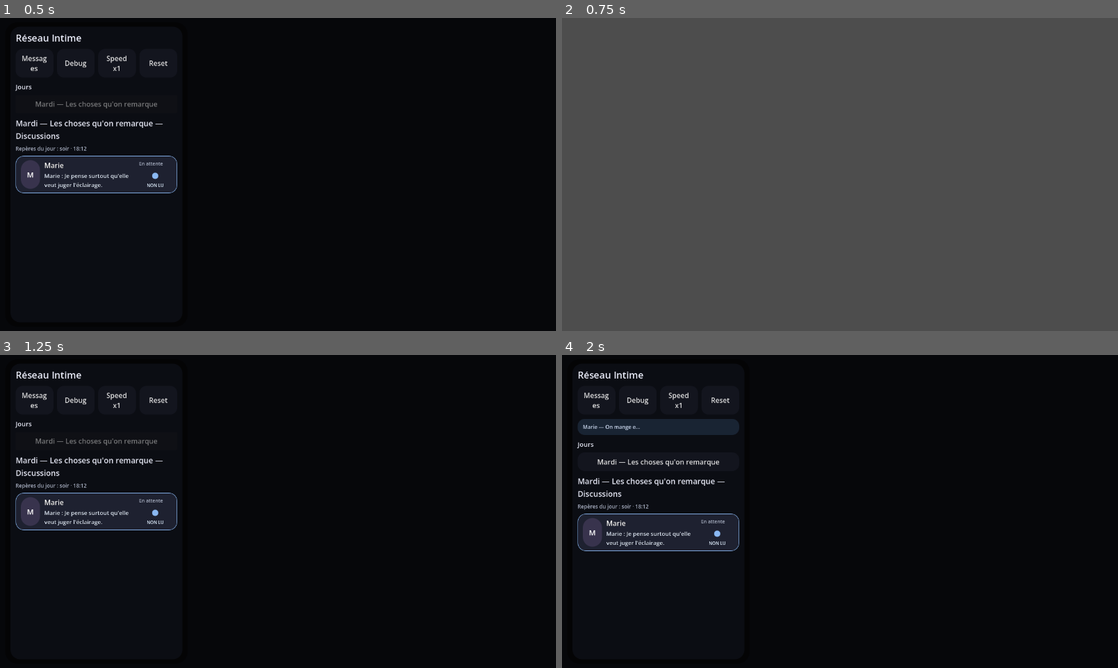
Above: before the commit, frames 1-4 (two rows, left to right).
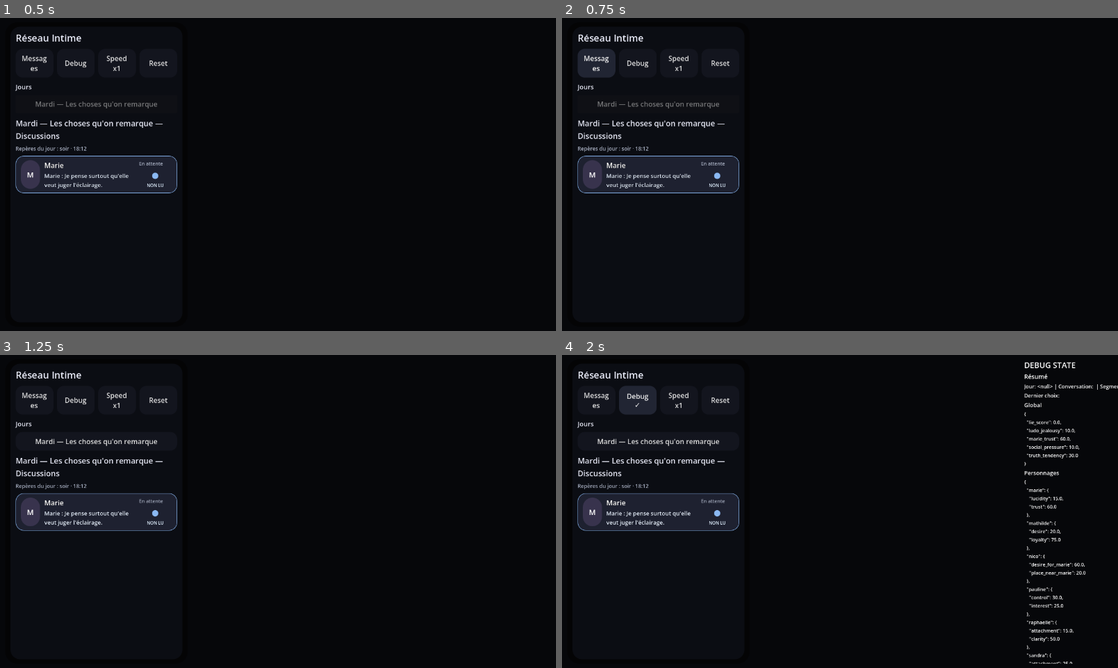
Above: after the commit, the same moments.

Repository: ludowww/reseau-intime
Game: Godot game, scene res://tests/V090RuntimeSmokeTest.tscn
The game is run twice, just before and just after one commit, with the same random seed, the same clock (stepped at 60 frames per second) and the same inputs. This scene is started directly instead of the project's main scene.
Inputs:
- Up to frame 1 (0.5 s): no input
- Up to frame 2 (0.75 s): click "Messages" at 0.5 s
- Up to frame 3 (1.25 s): no input
- Up to frame 4 (2 s): click "Debug" at 1.25 s

Frame 1 is identical in both runs. In frame 2, 100% of the frame differs, in the area x 0-100%, y 0-100%; in frame 3, 1.0%; in frame 4, 7.8%.

Commit message:
fix(v0.90): normalize numeric candidate days

Diff:
--- a/game/scripts/narrative/FirstRepetitionSelector.gd
+++ b/game/scripts/narrative/FirstRepetitionSelector.gd
@@ -72,10 +72,22 @@
 static func _day_is_compatible(raw_days, day_value) -> bool:
 	if typeof(raw_days) != TYPE_ARRAY or raw_days.is_empty():
 		return true
+	var expected_key := _normalized_day_key(day_value)
 	for raw_day in raw_days:
-		if str(raw_day) == str(day_value):
+		if _normalized_day_key(raw_day) == expected_key:
 			return true
 	return false
+
+static func _normalized_day_key(day_value) -> String:
+	if day_value == null:
+		return ""
+	var value_type := typeof(day_value)
+	if value_type == TYPE_INT or value_type == TYPE_FLOAT:
+		return str(int(day_value))
+	var text := str(day_value)
+	if text.is_valid_float():
+		return str(int(float(text)))
+	return text
 
 static func _phase_is_compatible(raw_phase_ids, phase_id: String) -> bool:
 	if typeof(raw_phase_ids) != TYPE_ARRAY or raw_phase_ids.is_empty():
